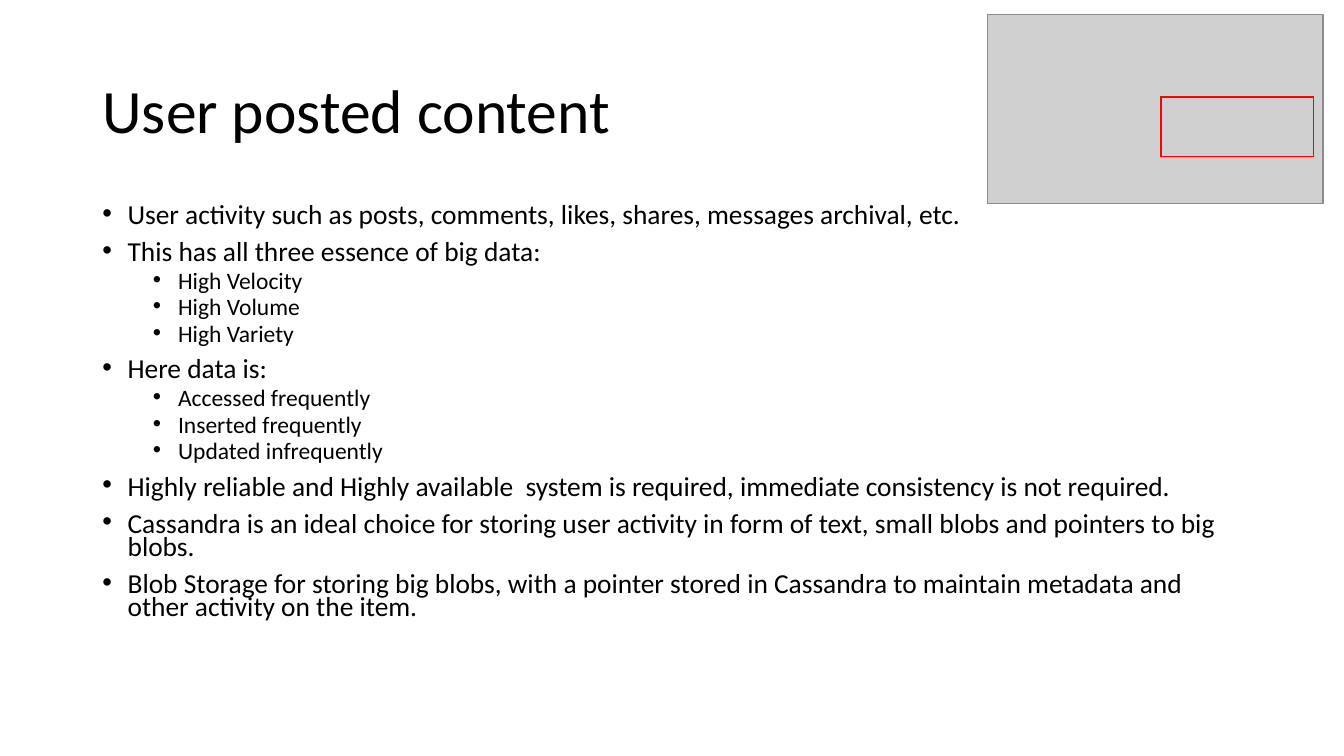
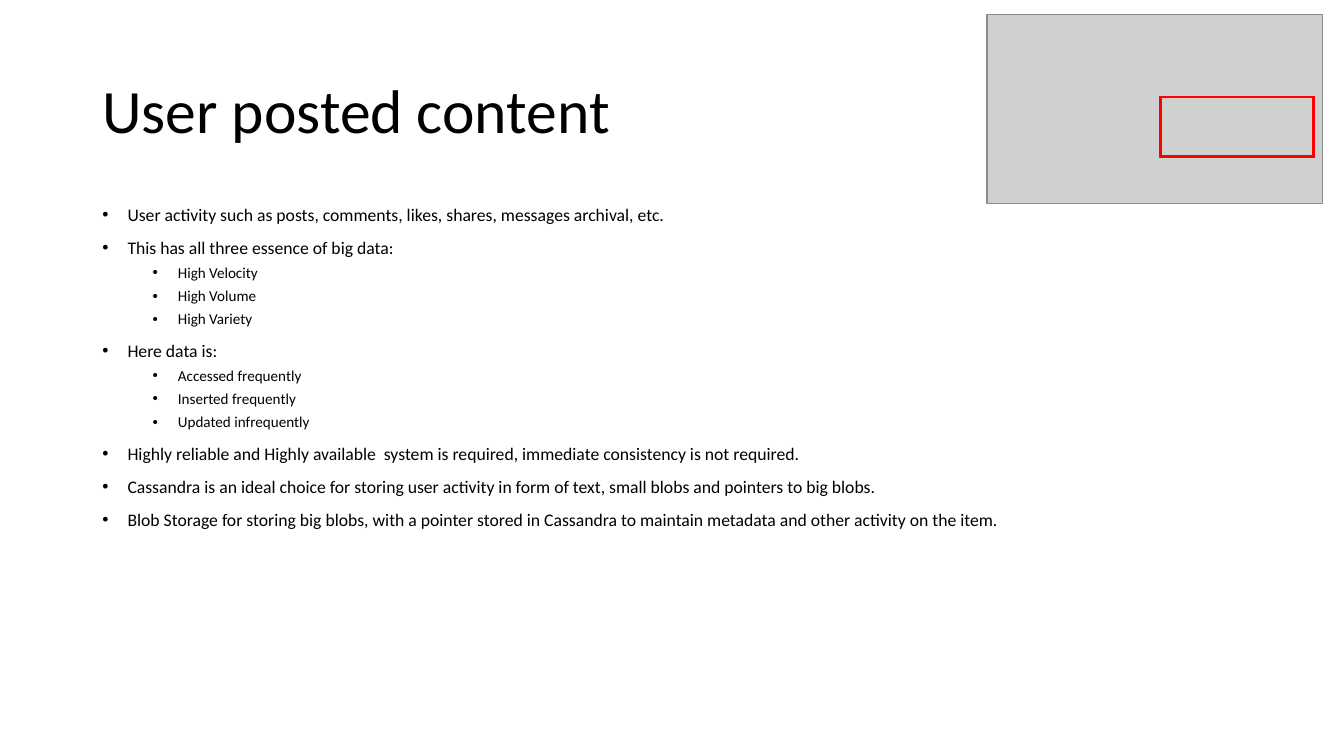
Before and after one commit to sandeepgadhwal/bitspilani-sem3-stream-processing-analytics-assignment-1, a slide deck: slide 14 of CommunityAPP.pptx. Drawn at 1344x756 pixels with LibreOffice and Linux fonts; fonts in the diff are those of the drawing; grey boxes stand for pictures. Boxes give left, top, right and bottom in pixels: in the first picture for what was removed or moved away, otherwise in the second. Text is boxed around its words. In the diff, an @@ line names an element or a change of style, - is before the commit and + after.

```diff
--- a/CommunityAPP.pptx
+++ b/CommunityAPP.pptx
@@ text "User activity such as posts, ..." at bbox=[128, 208, 997, 529]: size 19.6 to 12.6 pt in "User activity such as posts, comments, likes, ...", "This has all three essence of big ...", "Here data is:", "Highly reliable and Highly available system is ..." and 2 more places; size 16.8 to 10.8 pt in "High Velocity", "High Volume", "High Variety", "Accessed frequently" and 2 more places; line spacing 0.7 to 0.9 @@
```
Also in this commit, not shown: 22 other slides changed, 48 other files.
